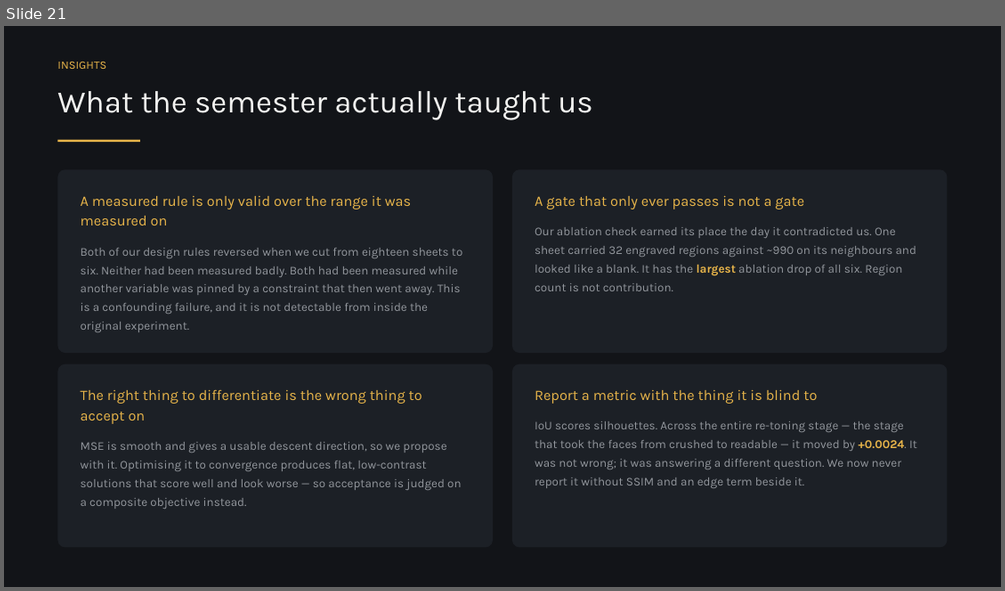
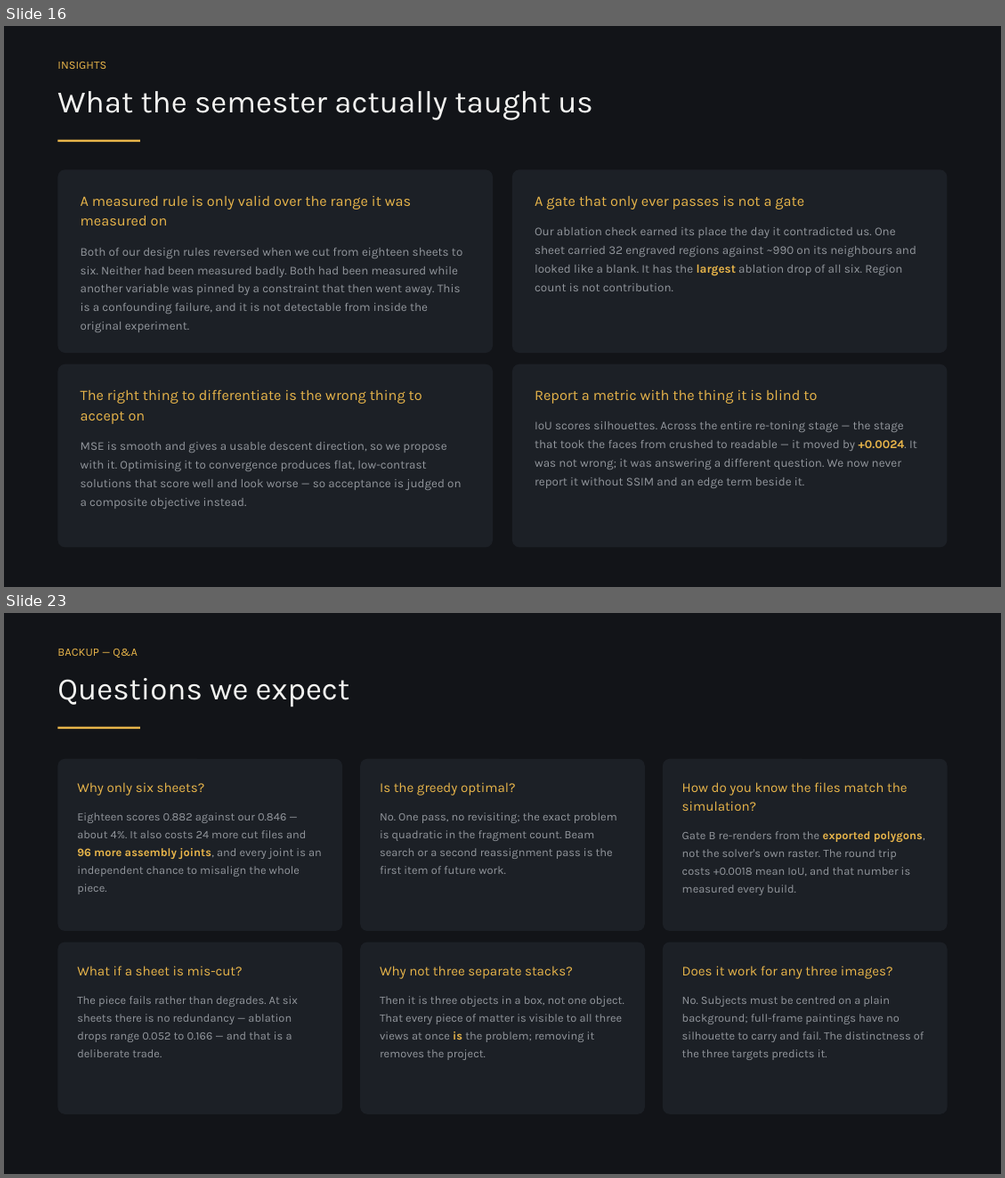
Before and after one commit to shathan18/school, a slide deck: MoP26_ShadowArt_final.pptx. Shown one above the other, each under a label of ours: slide 21 before the commit, slides 16 and 23 after it; the slides between them are not shown. The pictures are 1005x591 and 1005x1178 pixels, drawn with LibreOffice and Linux fonts; fonts in the diff are those of the drawing. Boxes give left, top, right and bottom in pixels: in the first picture for what was removed or moved away, otherwise in the second. Text is boxed around its words. In the diff, an @@ line names an element or a change of style, - is before the commit and + after.

```diff
--- a/MoP26_ShadowArt_final.pptx
+++ b/MoP26_ShadowArt_final.pptx
@@ slide 23 added at box(4, 613, 1001, 1174), background #121418 @@
@@ text added at box(57, 649, 138, 657), 11 pt, text #E8B54A @@
+BACKUP — Q&A
@@ text added at box(57, 678, 349, 707), 30 pt, text #F2F2F0 @@
+Questions we expect
@@ rectangle added at box(57, 727, 140, 729), fill #E8B54A @@
@@ rounded rectangle added at box(57, 759, 342, 931), fill #1C2026 @@
@@ rounded rectangle added at box(360, 759, 644, 931), fill #1C2026 @@
@@ rounded rectangle added at box(663, 759, 947, 931), fill #1C2026 @@
@@ text added at box(77, 782, 322, 894), 11 pt, text #92969C @@
+Why only six sheets?
+Eighteen scores 0.882 against our 0.846 — about 4%. It also costs 24 more cut files and 96 more assembly joints, and every joint is an independent chance to misalign the whole piece.
@@ text added at box(380, 782, 617, 874), 11 pt, text #92969C @@
+Is the greedy optimal?
+No. One pass, no revisiting; the exact problem is quadratic in the fragment count. Beam search or a second reassignment pass is the first item of future work.
@@ text added at box(682, 831, 925, 895), 11 pt, text #92969C @@
+How do you know the files match the simulation?
+Gate B re-renders from the exported polygons, not the solver's own raster. The round trip costs +0.0018 mean IoU, and that number is measured every build.
@@ rounded rectangle added at box(57, 942, 342, 1114), fill #1C2026 @@
@@ rounded rectangle added at box(360, 942, 644, 1114), fill #1C2026 @@
@@ rounded rectangle added at box(663, 942, 947, 1114), fill #1C2026 @@
@@ text added at box(77, 965, 298, 1057), 11 pt, text #92969C @@
+What if a sheet is mis-cut?
+The piece fails rather than degrades. At six sheets there is no redundancy — ablation drops range 0.052 to 0.166 — and that is a deliberate trade.
@@ text added at box(380, 965, 624, 1060), 11 pt, text #92969C @@
+Why not three separate stacks?
+Then it is three objects in a box, not one object. That every piece of matter is visible to all three views at once is the problem; removing it removes the project.
@@ text added at box(682, 965, 923, 1060), 11 pt, text #92969C @@
+Does it work for any three images?
+No. Subjects must be centred on a plain background; full-frame paintings have no silhouette to carry and fail. The distinctness of the three targets predicts it.
@@ what was slide 21 is now slide 16 @@
```
Also in this commit, not shown: 7 slides changed, 4 other slides added, 4 slides removed, 1 other file.
